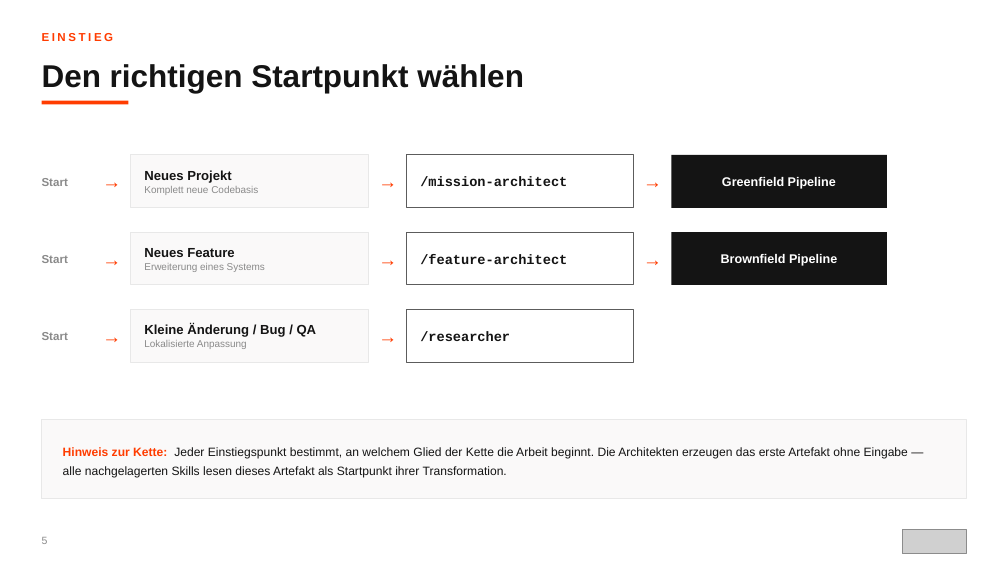
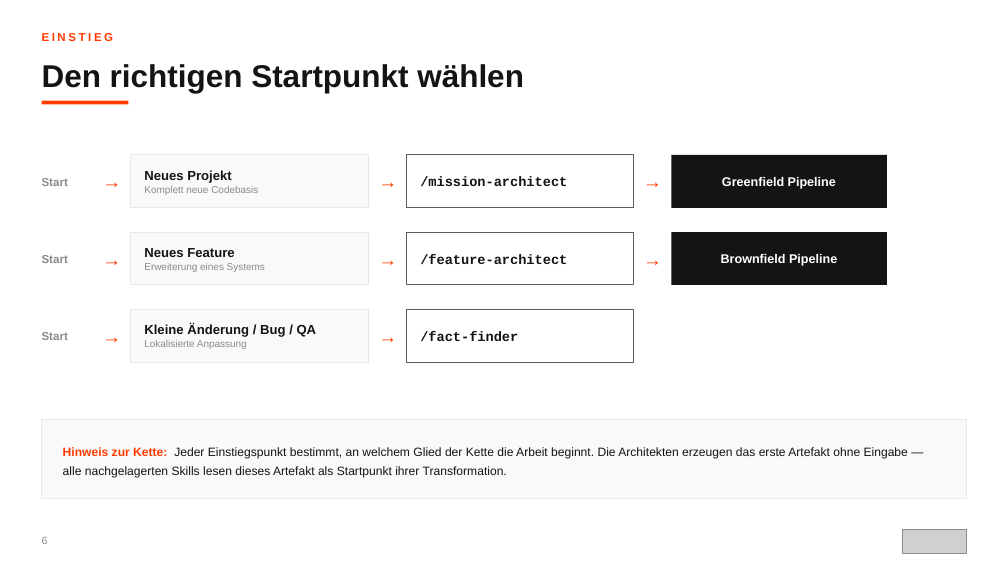
Before and after one commit to scameronde/rpi-qpi, a slide deck: slide 6 of presentation/ORBIT.pptx (slide 5 before the commit). Drawn at 1008x567 pixels with LibreOffice and Linux fonts; fonts in the diff are those of the drawing; grey boxes stand for pictures. Boxes give left, top, right and bottom in pixels: in the first picture for what was removed or moved away, otherwise in the second. Text is boxed around its words. In the diff, an @@ line names an element or a change of style, - is before the commit and + after.

```diff
--- a/presentation/ORBIT.pptx
+++ b/presentation/ORBIT.pptx
@@ text in rectangle at (x1=420, y1=331, x2=518, y2=341): text changed @@
-/researcher
+/fact-finder
```
Also in this commit, not shown: 15 other slides changed, 1 slide added.
